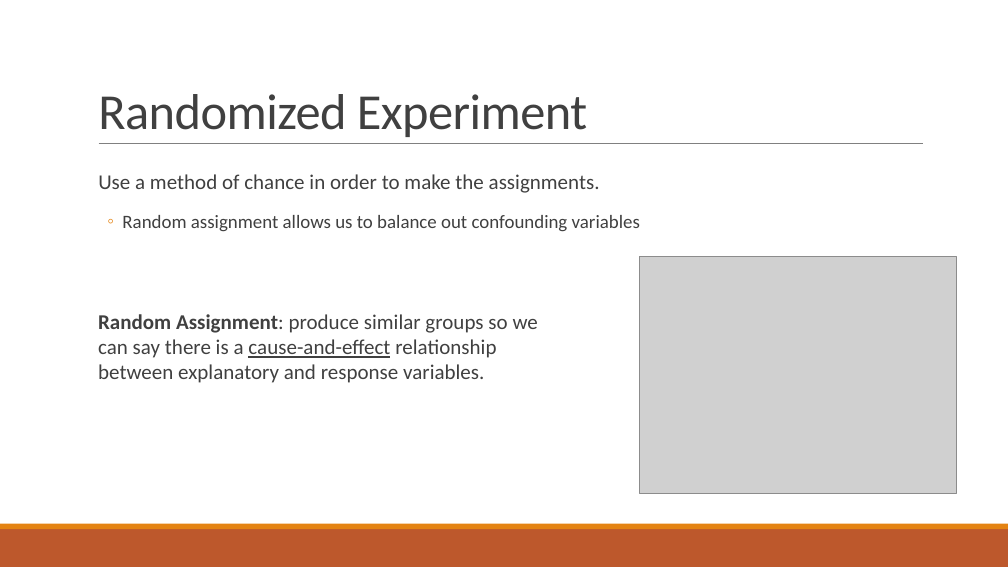
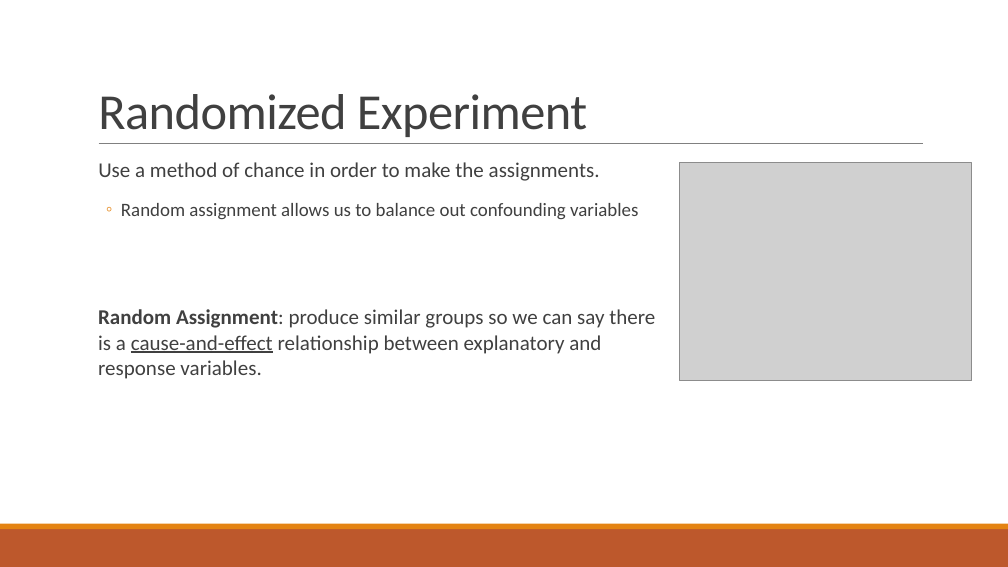
Before and after one commit to alisonkleffner/presentations, a slide deck: slide 24 of job/teaching/teaching-demonstration1.pptx. Drawn at 1008x567 pixels with LibreOffice and Linux fonts; fonts in the diff are those of the drawing; grey boxes stand for pictures. Boxes give left, top, right and bottom in pixels: in the first picture for what was removed or moved away, otherwise in the second. Text is boxed around its words. In the diff, an @@ line names an element or a change of style, - is before the commit and + after.

```diff
--- a/job/teaching/teaching-demonstration1.pptx
+++ b/job/teaching/teaching-demonstration1.pptx
@@ text "Use a method of chance ..." at (98, 162, 638, 219): line spacing 1.5 to 1; indent changed @@
@@ picture: place and size @@
-picture at (640, 256, 957, 493)
+picture at (680, 163, 972, 381)
@@ text "Random Assignment: produce similar groups ..." rewrapped from (98, 314, 538, 383) to (98, 309, 655, 379) @@
```
Also in this commit, not shown: 4 other slides changed, 1 other file.
